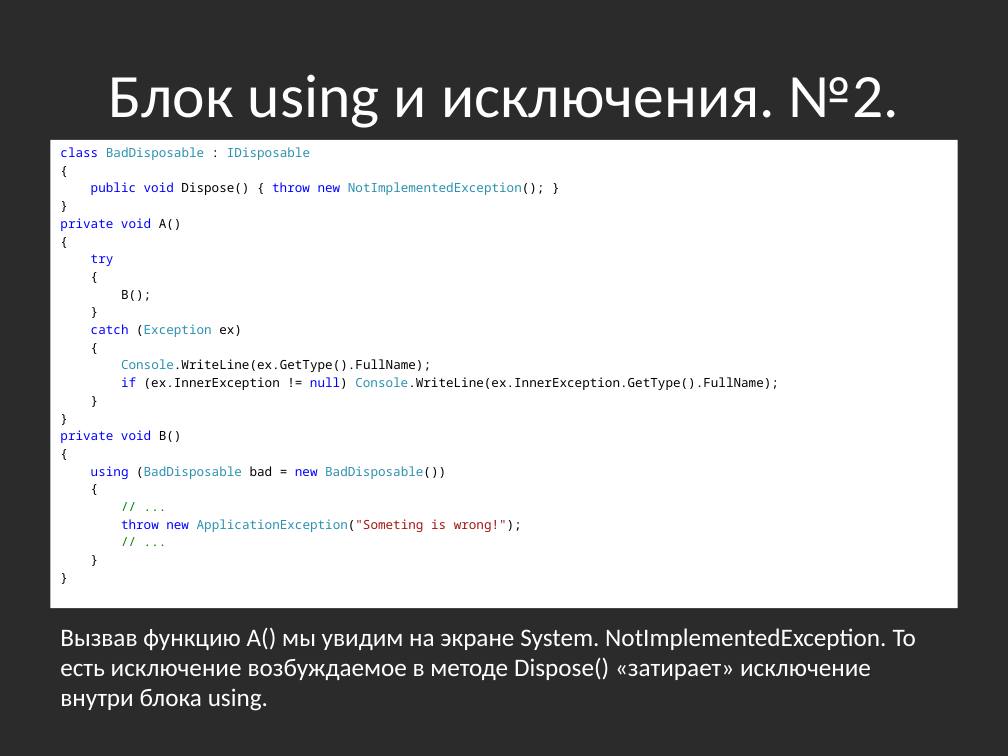
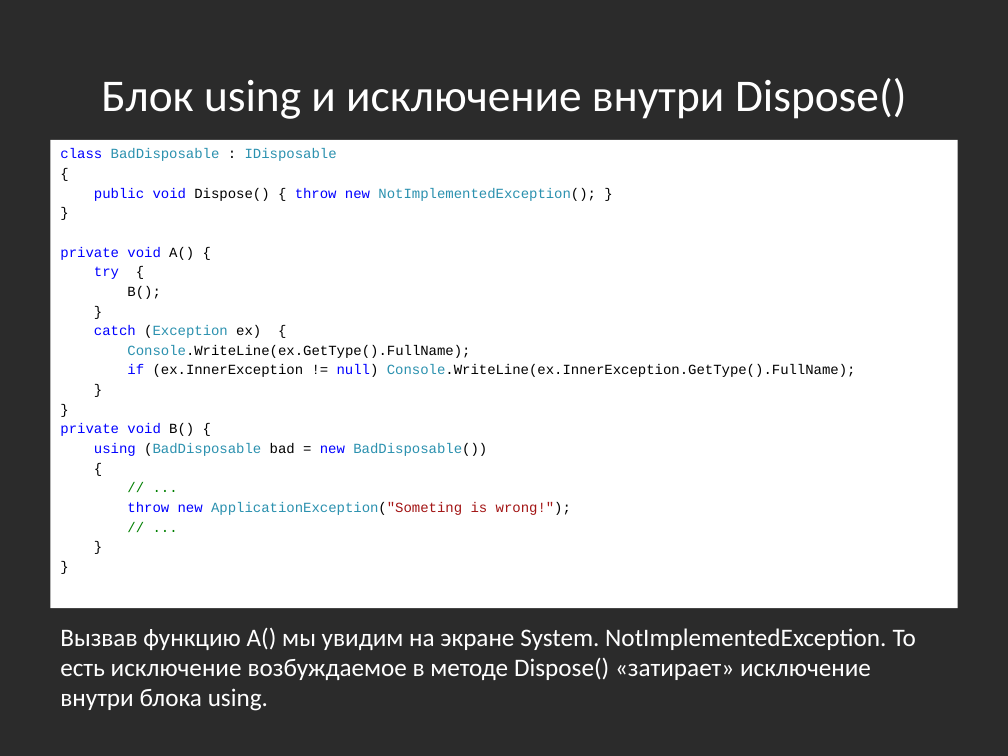
Before and after one commit to bazile/Training, a slide deck: slide 6 of Presentation/lesson-04-io.pptx (slide 7 before the commit). Drawn at 1008x756 pixels with LibreOffice and Linux fonts; fonts in the diff are those of the drawing; background and template pictures are left out; a plain dark background stands for a picture behind light text. Boxes give left, top, right and bottom in pixels: in the first picture for what was removed or moved away, otherwise in the second. Text is boxed around its words. In the diff, an @@ line names an element or a change of style, - is before the commit and + after.

Commit message:
Example of using, property with exception and object initializer

```diff
--- a/Presentation/lesson-04-io.pptx
+++ b/Presentation/lesson-04-io.pptx
@@ title at box(101, 78, 907, 119): text changed; size 44 to 32.4 pt @@
-Блок using и исключения. №2.
+Блок using и исключение внутри Dispose()
@@ text at box(60, 148, 856, 515): size 9 to 10 pt, font Noto Sans Mono to Courier New in "class BadDisposable : IDisposable", "{", "public void Dispose() { throw new NotImplementedException(); ...", "}" and 13 more places @@
@@ text at box(60, 247, 194, 279): text changed; size 9 to 10 pt; font Noto Sans Mono to Courier New @@
-private void A()
-{
-try
-{
+private void A() {
+try {
@@ text at box(94, 325, 261, 338): text changed; size 9 to 10 pt; font Noto Sans Mono to Courier New @@
-catch (Exception ex)
-{
+catch (Exception ex) {
@@ text at box(60, 423, 194, 436): text changed; size 9 to 10 pt; font Noto Sans Mono to Courier New @@
-private void B()
-{
+private void B() {
```
Also in this commit, not shown: 2 slides added, 1 slide removed.
